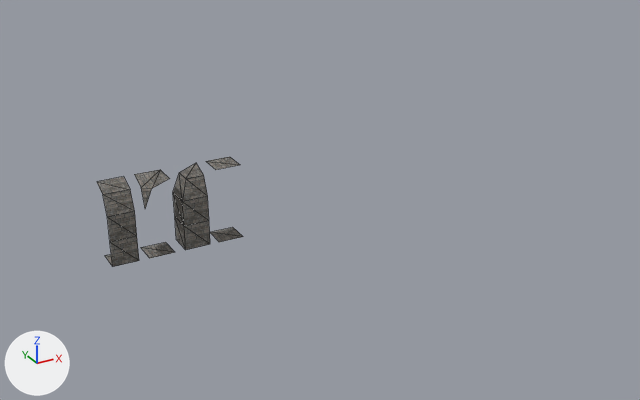
What one commit did to the glTF model world/dungeontiles/models/dungeontiles.glb.
Before and after are seen from a 50 mm camera at (-9.8, -29.2, 15.2) aimed at (6.8, 1.0, 0.1). The lights are fixed; the arrows at lower left show +X, +Y and +Z. Mesh edges are drawn as thin lines. Vertices at the same position are counted once.

In view in the first picture: 'cieling-col', 'corner-in-col', 'corner-out-col', 'wall-col'.
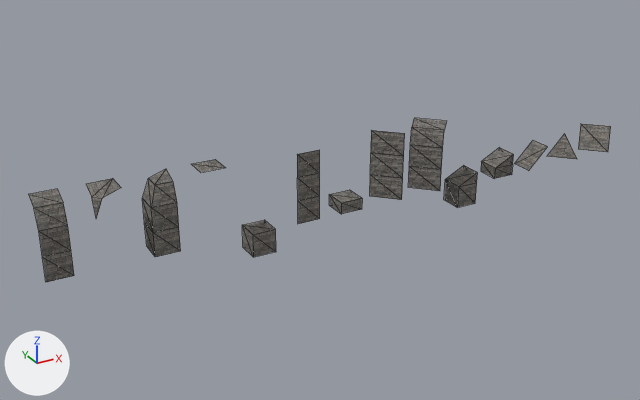
Boxes [x1, y1, x2, y2] around the edits, measured in the pictures (640 x 400 px):
'wall-col', reshaped, moved (9% wider): before [97, 176, 139, 267]; after [28, 189, 74, 282]
'corner-in-col', moved: before [173, 163, 210, 250]; after [142, 169, 181, 257]
'wall-diagonal-col', added: after [408, 118, 446, 191]
'wall-diagonal-tall-col', added: after [370, 130, 405, 200]
'wall-tall-col', added: after [297, 150, 320, 224]
'corner-out-col', reshaped, moved (14% narrower, 55% shorter): before [134, 170, 175, 258]; after [86, 179, 121, 218]
'ramp-bottom-col', added: after [444, 165, 478, 207]
'floor-col', added: after [242, 220, 276, 257]
'cielieng-diagonal-ramp', added: after [578, 124, 611, 152]
'ramp-top-col', added: after [481, 147, 514, 179]
'cieling-col', reshaped, moved (8% narrower, 84% shorter): before [206, 157, 243, 242]; after [191, 159, 225, 172]
'floor-half-col', added: after [329, 190, 362, 214]
'ceiling-ramp', added: after [515, 140, 547, 171]
'ceiling-ramp-corner', added: after [548, 134, 577, 159]
part 1 of me_plane, deleted: before [105, 255, 113, 267]
part 2 of me_plane_005, deleted: before [210, 227, 243, 242]
part 3 of me_plane_009, deleted: before [142, 242, 175, 258]

What changed in the scene script:
```text
Change me_plane:
    verts and faces of me_plane; kept vertices keep their numbers, new ones are numbered from 12
    remove me_plane.from_pydata(...)  # 12 vertices, 10 faces; spans x -0.5..0.5, y -0.5..0.5, z 0.0..3.0
    add me_plane.from_pydata(...)  # 10 vertices, 8 faces; spans x -0.5..0.5, y -0.5..0.5, z 0.0..3.0
    me_plane part 1
    add delete_vertices([1, 3])  # with the faces that use them
Change me_plane_005:
    where me_plane_005.from_pydata(...)  # 8 vertices, 4 faces; spans x -0.5..0.5, y -0.5..0.5, z 0.0..3.0
    me_plane_005 part 2: the loose piece of 4 vertices spanning x -0.5..0.5, y -0.5..0.5, z 0.0 is deleted
Change me_plane_009:
    where me_plane_009.from_pydata(...)  # 10 vertices, 6 faces; spans x -0.5..0.5, y -0.5..0.5, z 0.0..3.0
    me_plane_009 part 3: the loose piece of 4 vertices spanning x -0.5..0.5, y -0.5..0.5, z 0.0 is deleted
Change ob_wall_col:
    ob_wall_col.location: (-2.1, 0.0, 0.0) -> (-4.5, 0.0, 0.0)
Change ob_corner_in_col:
    ob_corner_in_col.location: (0.72, 0.0, 0.0) -> (-0.48, 0.0, 0.0)
Change ob_cieling_col:
    ob_cieling_col.location: (2.1, 0.0, 0.0) -> (1.5, 0.0, 0.0)
Change ob_corner_out_col:
    ob_corner_out_col.location: (-0.7, 0.0, 0.0) -> (-2.5, 0.0, 0.0)
Add ob_cielieng_diagonal_ramp:
    ob_cielieng_diagonal_ramp = bpy.data.objects.new('cielieng-diagonal-ramp', me_plane_028)  # 4 vertices, 2 faces; spans x -0.5..1.21, y -0.5..1.21, z 0.0..1.0
    ob_cielieng_diagonal_ramp.location = (21.5, 0.0, 0.0)
Add ob_ceiling_ramp_corner:
    ob_ceiling_ramp_corner = bpy.data.objects.new('ceiling-ramp-corner', me_plane_025)  # 3 vertices, 1 face; spans x -0.5..0.5, y -0.5..0.5, z 0.0..1.0
    ob_ceiling_ramp_corner.location = (19.5, 0.0, 0.0)
Add ob_ceiling_ramp:
    ob_ceiling_ramp = bpy.data.objects.new('ceiling-ramp', me_plane_020)  # 4 vertices, 2 faces; spans x -0.5..0.5, y -0.5..0.5, z 0.0..1.0
    ob_ceiling_ramp.location = (17.5, 0.0, 0.0)
Add ob_ramp_top_col:
    ob_ramp_top_col = bpy.data.objects.new('ramp-top-col', me_plane_019)  # 10 vertices, 16 faces; spans x -0.5..0.5, y -0.5..0.5, z 0.0..1.0
    ob_ramp_top_col.location = (15.5, 0.0, 0.0)
Add ob_ramp_bottom_col:
    ob_ramp_bottom_col = bpy.data.objects.new('ramp-bottom-col', me_plane_016)  # 10 vertices, 16 faces; spans x -0.5..0.5, y -0.5..0.5, z -1.0..0.5
    ob_ramp_bottom_col.location = (13.5, 0.0, 0.0)
Add ob_wall_diagonal_tall_col:
    ob_wall_diagonal_tall_col = bpy.data.objects.new('wall-diagonal-tall-col', me_plane_012)  # 8 vertices, 6 faces; spans x -0.5..0.5, y -0.5..0.5, z 0.0..3.0
    ob_wall_diagonal_tall_col.location = (9.5, 0.0, 0.0)
Add ob_wall_diagonal_col:
    ob_wall_diagonal_col = bpy.data.objects.new('wall-diagonal-col', me_plane_006)  # 10 vertices, 8 faces; spans x -0.5..1.0, y -0.5..1.0, z 0.0..3.0
    ob_wall_diagonal_col.location = (11.5, 0.0, 0.0)
Add ob_floor_half_col:
    ob_floor_half_col = bpy.data.objects.new('floor-half-col', me_plane_004)  # a box spanning x -0.5..0.5, y -0.5..0.5, z 0.0..0.5
    ob_floor_half_col.location = (7.5, 0.0, 0.0)
Add ob_wall_tall_col:
    ob_wall_tall_col = bpy.data.objects.new('wall-tall-col', me_plane_003)  # 8 vertices, 6 faces; spans x -0.5..0.5, y -0.5, z 0.0..3.0
    ob_wall_tall_col.location = (5.5, 0.0, 0.0)
Add ob_floor_col:
    ob_floor_col = bpy.data.objects.new('floor-col', me_plane_001)  # a box spanning x -0.5..0.5, y -0.5..0.5, z 0.0..1.0
    ob_floor_col.location = (3.5, 0.0, -1.0)
```
